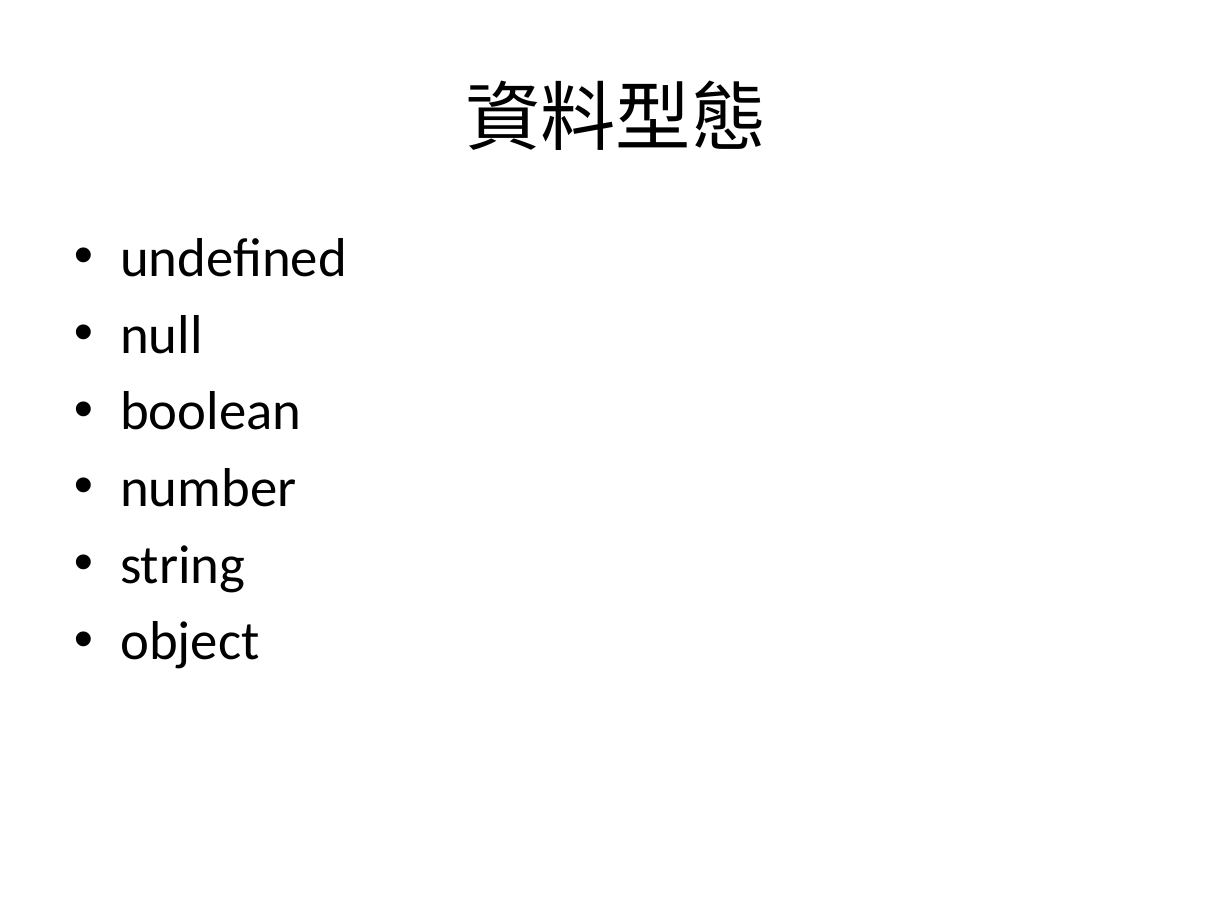
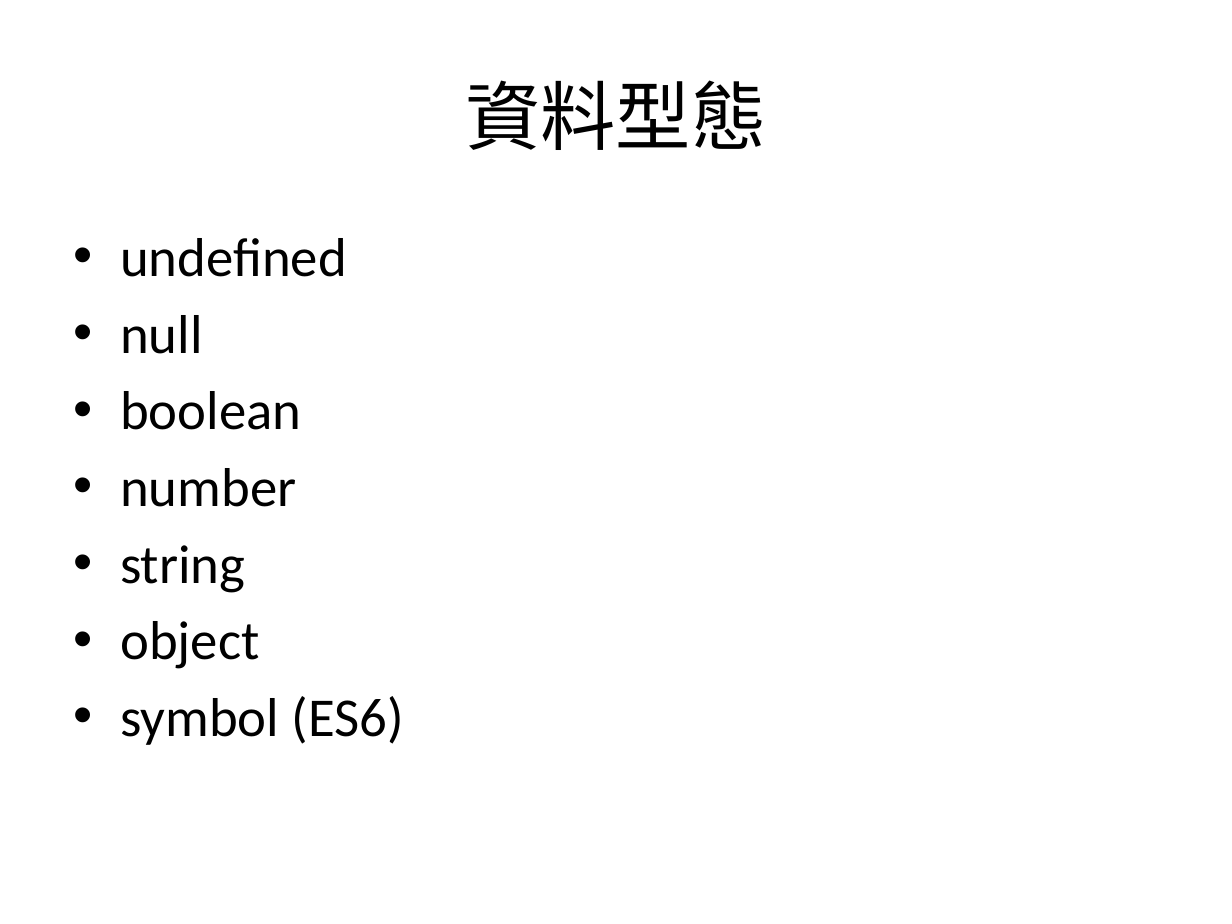
Before and after one commit to allen8101070/JavaScript-PPT, a slide deck: slide 11 of javaScript.pptx (slide 7 before the commit). Drawn at 1232x924 pixels with LibreOffice and Linux fonts; fonts in the diff are those of the drawing. Boxes give left, top, right and bottom in pixels: in the first picture for what was removed or moved away, otherwise in the second. Text is boxed around its words. In the diff, an @@ line names an element or a change of style, - is before the commit and + after.

```diff
--- a/javaScript.pptx
+++ b/javaScript.pptx
@@ text at (x1=120, y1=696, x2=404, y2=745): paragraph added @@
+• symbol (ES6)
```
Also in this commit, not shown: 8 other slides changed, 25 slides added, 4 slides removed.
